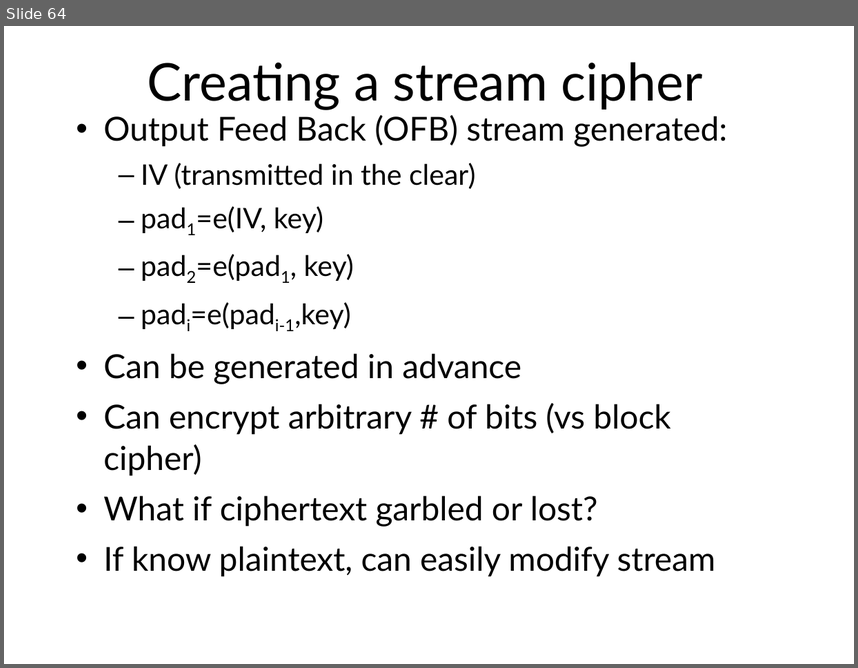
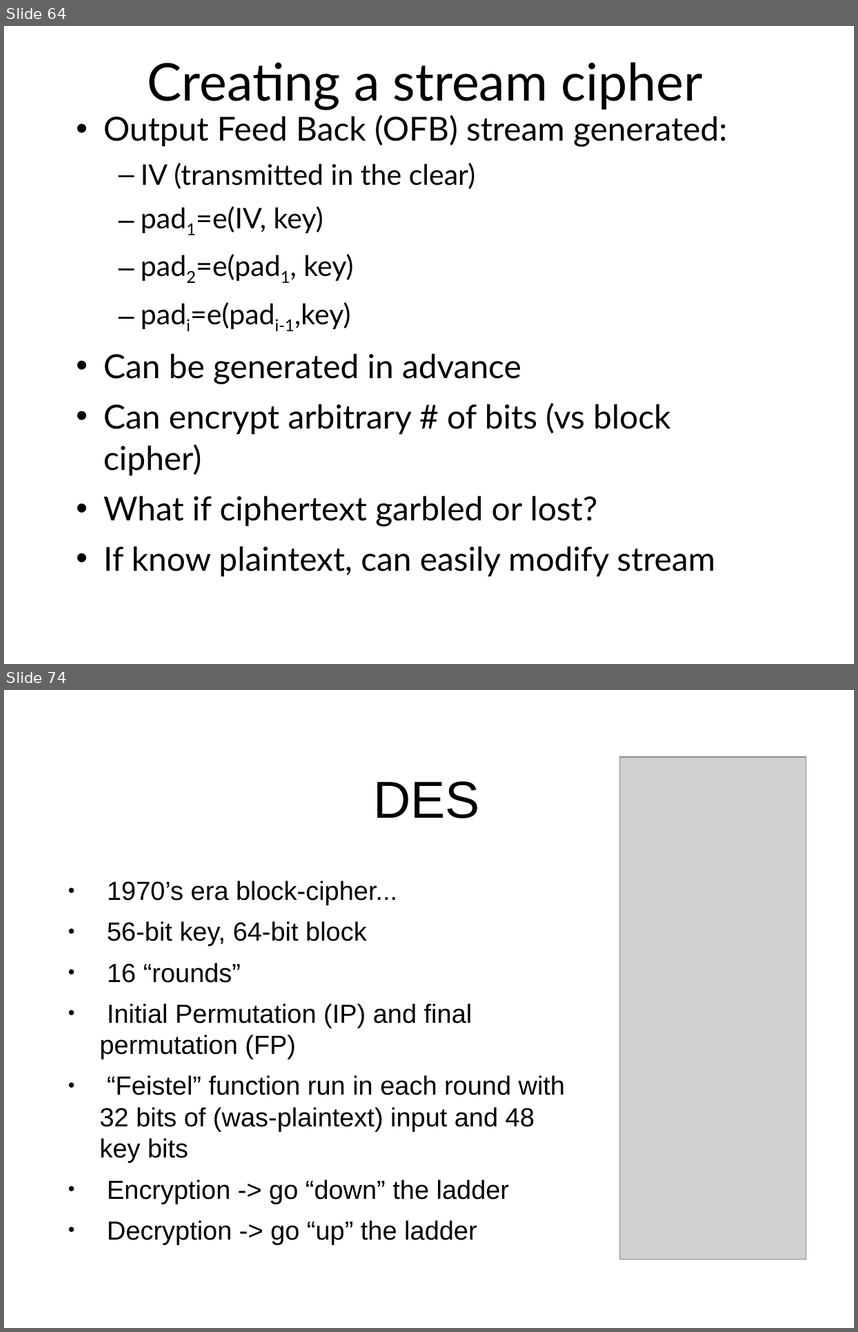
Before and after one commit to sftcd/cs7053, a slide deck: 2016lectures/03-crypto.ppt. Shown one above the other, each under a label of ours: slide 64 before the commit, slides 64 and 74 after it; the slides between them are not shown. The pictures are 858x668 and 858x1332 pixels, drawn with LibreOffice and Linux fonts; fonts in the diff are those of the drawing; grey boxes stand for pictures. Boxes give left, top, right and bottom in pixels: in the first picture for what was removed or moved away, otherwise in the second. Text is boxed around its words. In the diff, an @@ line names an element or a change of style, - is before the commit and + after.

```diff
--- a/2016lectures/03-crypto.ppt
+++ b/2016lectures/03-crypto.ppt
@@ slide 74 added at [4,690,854,1328], background #FFFFFF @@
@@ picture added at [619,757,806,1259] @@
@@ title added at [373,781,480,818], 44 pt, text #000000 @@
+DES
@@ text added at [100,880,565,1244], 22.2 pt, text #000000 @@
+● 1970’s era block-cipher...
+● 56-bit key, 64-bit block
+● 16 “rounds”
+● Initial Permutation (IP) and final permutation (FP)
+● “Feistel” function run in each round with 32 bits of (was-plaintext) input and 48 key bits
+● Encryption -> go “down” the ladder
+● Decryption -> go “up” the ladder
```
Also in this commit, not shown: 58 slides changed, 9 other slides added, 4 other files.
